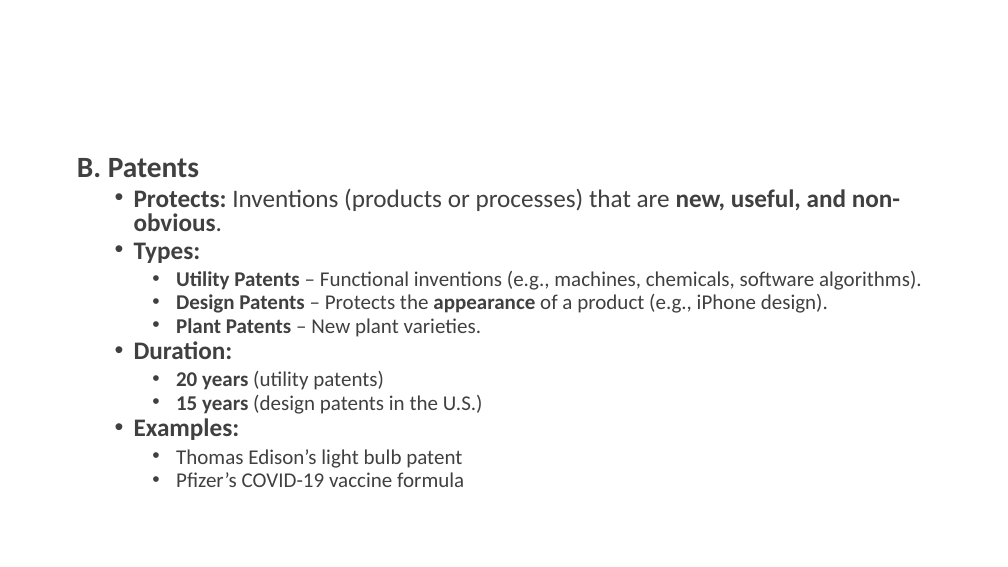
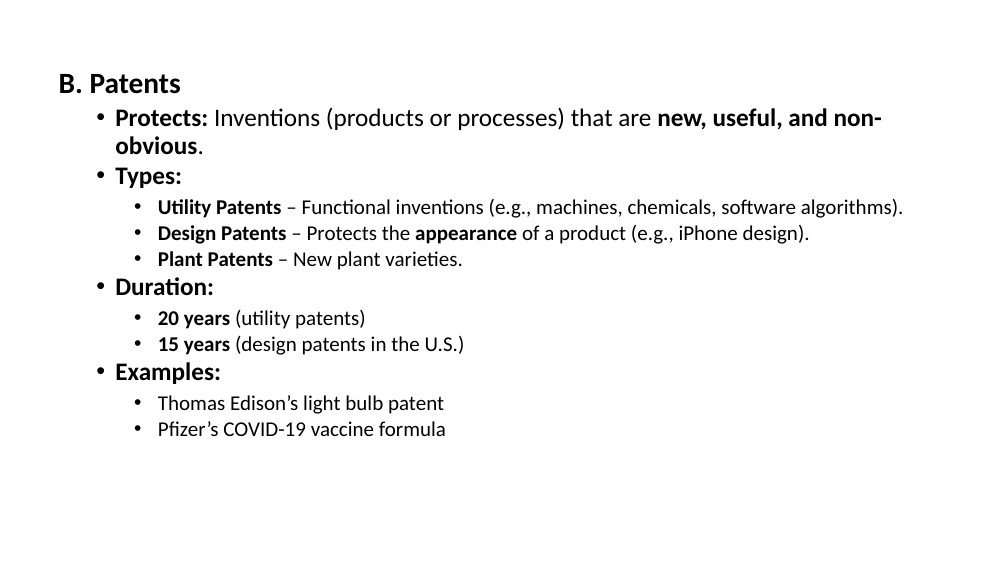
Before and after one commit to shakiliitju/M.Sc-in-ICT, a slide deck: slide 23 of Semester 2/Applied Cyber Security/Lecture/L7.pptx (slide 25 before the commit). Drawn at 1008x567 pixels with LibreOffice and Linux fonts; fonts in the diff are those of the drawing. Boxes give left, top, right and bottom in pixels: in the first picture for what was removed or moved away, otherwise in the second. Text is boxed around its words. In the diff, an @@ line names an element or a change of style, - is before the commit and + after.

```diff
--- a/Semester 2/Applied Cyber Security/Lecture/L7.pptx
+++ b/Semester 2/Applied Cyber Security/Lecture/L7.pptx
@@ text "B. Patents": place and size @@
-text "B. Patents" at (77, 158, 922, 487)
+text "B. Patents" at (59, 74, 904, 436)
@@ text "B. Patents" at (59, 74, 904, 436): text colour #404040 to #000000; line spacing 0.8 to 0.9 @@
```
Also in this commit, not shown: 25 other slides changed, 2 slides removed.
